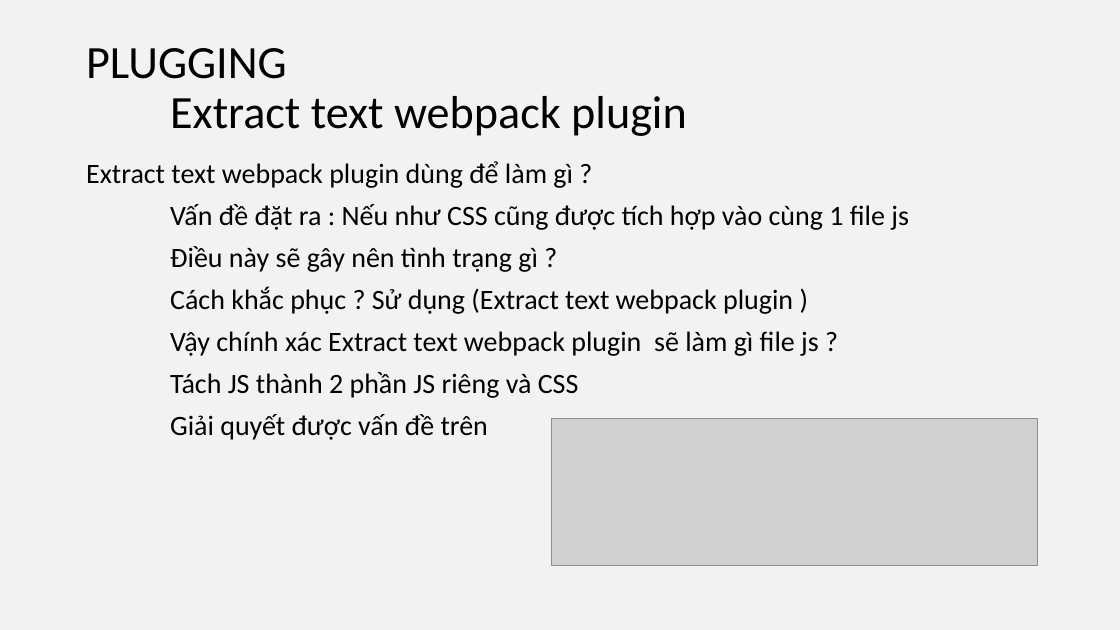
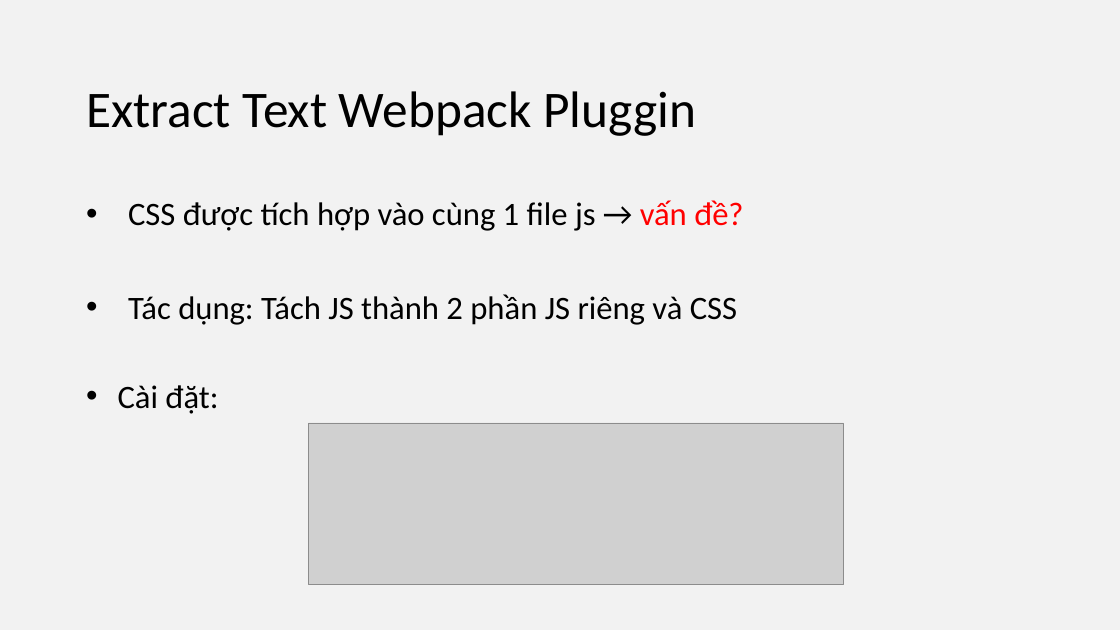
Before and after one commit to UDPT-2017/seminar-webpack-1412193-1412169, a slide deck: slide 16 of Sildewebpack.pptx. Drawn at 1120x630 pixels with LibreOffice and Linux fonts; fonts in the diff are those of the drawing; grey boxes stand for pictures. Boxes give left, top, right and bottom in pixels: in the first picture for what was removed or moved away, otherwise in the second. Text is boxed around its words. In the diff, an @@ line names an element or a change of style, - is before the commit and + after.

Commit message:
slide được cập nhật-hiền

```diff
--- a/Sildewebpack.pptx
+++ b/Sildewebpack.pptx
@@ title at [86,91,696,136]: text changed; size 39.6 to 44 pt @@
-PLUGGING
-Extract text webpack plugin
+Extract Text Webpack Pluggin
@@ subtitle at [118,200,743,414]: text changed; size 24 to 28 pt @@
-Extract text webpack plugin dùng để làm gì ?
-Vấn đề đặt ra : Nếu như CSS cũng được tích hợp vào cùng 1 file js
-Điều này sẽ gây nên tình trạng gì ?
-Cách khắc phục ? Sử dụng (Extract text webpack plugin )
-Vậy chính xác Extract text webpack plugin sẽ làm gì file js ?
-Tách JS thành 2 phần JS riêng và CSS
-Giải quyết được vấn đề trên
+• CSS được tích hợp vào cùng 1 file js → vấn đề?
+• Tác dụng: Tách JS thành 2 phần JS riêng và CSS
+• Cài đặt:
@@ picture: place and size @@
-picture at [552,418,1038,565]
+picture at [308,423,844,585]
```
Also in this commit, not shown: 11 other slides changed.
